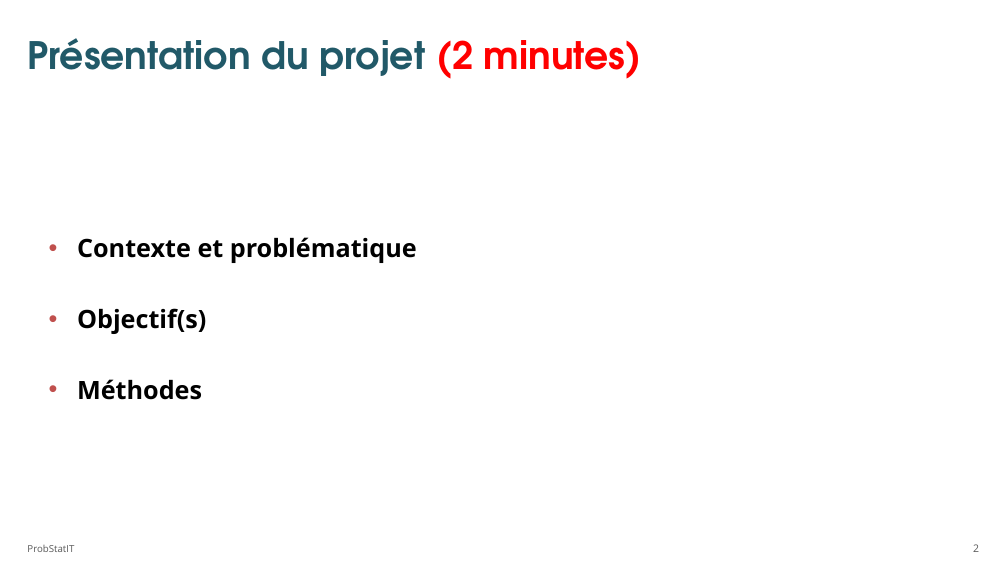
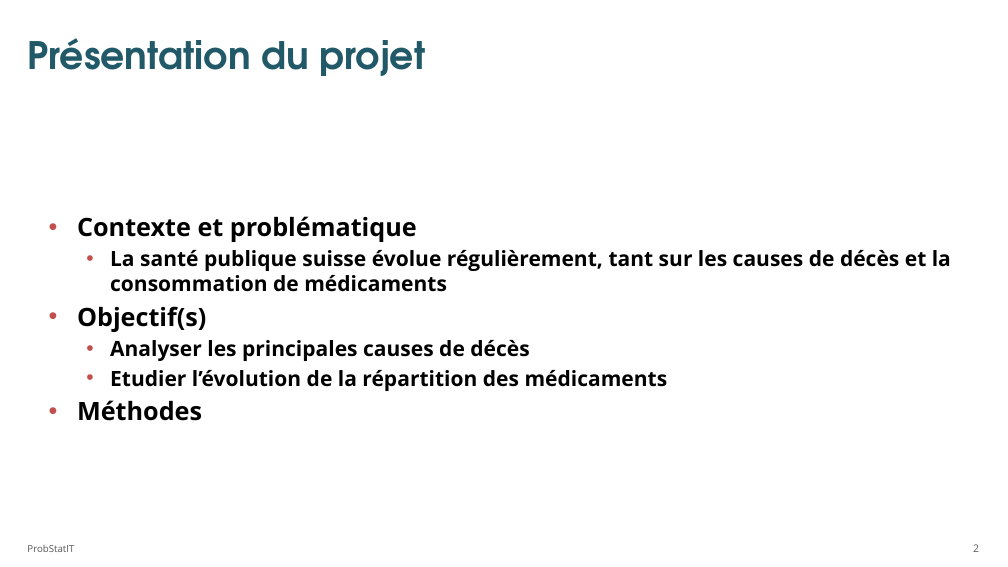
Before and after one commit to Algath/Projet-probabilit-s-et-statistiques, a slide deck: slide 2 of Projet_presentation_individuelle.pptx. Drawn at 1008x567 pixels with LibreOffice and Linux fonts; fonts in the diff are those of the drawing. Boxes give left, top, right and bottom in pixels: in the first picture for what was removed or moved away, otherwise in the second. Text is boxed around its words. In the diff, an @@ line names an element or a change of style, - is before the commit and + after.

```diff
--- a/Projet_presentation_individuelle.pptx
+++ b/Projet_presentation_individuelle.pptx
@@ title at [27,38,426,76]: text changed @@
-Présentation du projet (2 minutes)
+Présentation du projet
@@ text at [110,250,951,292]: paragraph added @@
+  • La santé publique suisse évolue régulièrement, tant sur les causes de décès et la consommation de médicaments
@@ text at [110,340,668,391]: paragraphs added @@
+  • Analyser les principales causes de décès
+  • Etudier l’évolution de la répartition des médicaments
```
Also in this commit, not shown: 3 other slides changed, 3 other files.
